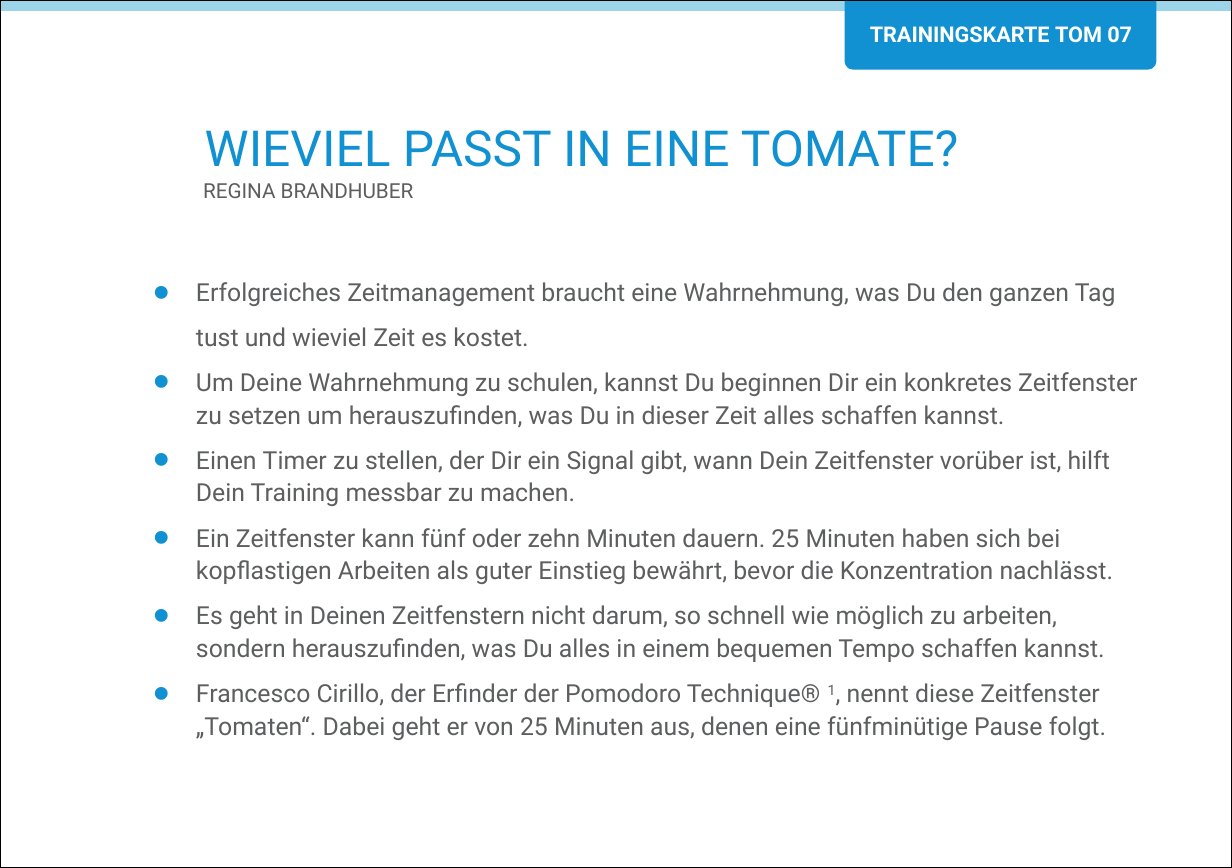
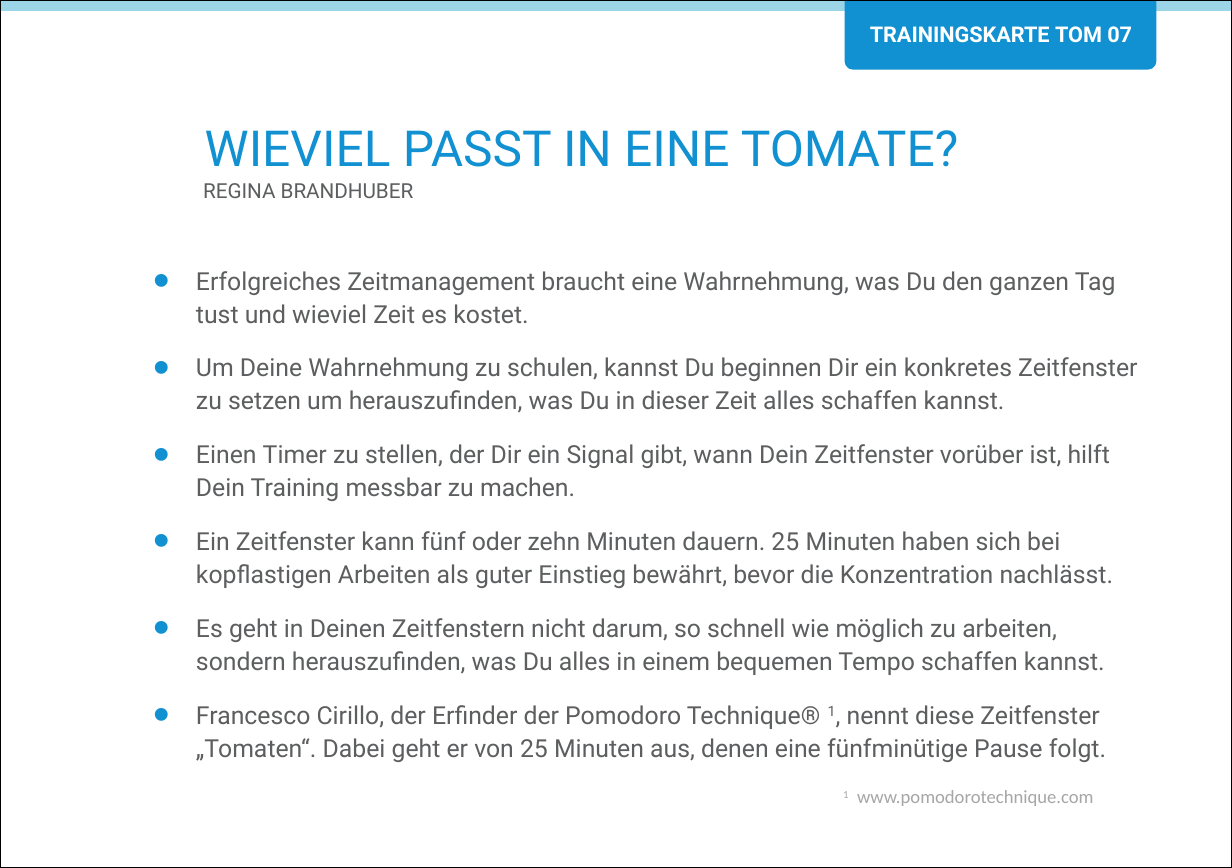
Before and after one commit to Teamtool/training-materials, a slide deck: slide 1 of agile moves/Tomatoes (TOM)/ger/apprentice/ger_TOM_07_Wieviel_passt_in_eine_Tomate_AM_A.pptx. Drawn at 1232x868 pixels with LibreOffice and Linux fonts; fonts in the diff are those of the drawing; background and template pictures are left out. Boxes give left, top, right and bottom in pixels: in the first picture for what was removed or moved away, otherwise in the second. Text is boxed around its words. In the diff, an @@ line names an element or a change of style, - is before the commit and + after.

```diff
--- a/agile moves/Tomatoes (TOM)/ger/apprentice/ger_TOM_07_Wieviel_passt_in_eine_Tomate_AM_A.pptx
+++ b/agile moves/Tomatoes (TOM)/ger/apprentice/ger_TOM_07_Wieviel_passt_in_eine_Tomate_AM_A.pptx
@@ text "Erfolgreiches Zeitmanagement braucht eine Wahrnehmung, ..." at (196, 271, 1137, 762): line spacing 1.5 to 16pt; more space between paragraphs; line spacing 1.1 to 16pt @@
@@ text added at (843, 790, 1094, 806), 9 pt, text #A6A6A6 @@
+1 www.pomodorotechnique.com
```
Also in this commit, not shown: 1 other file.
